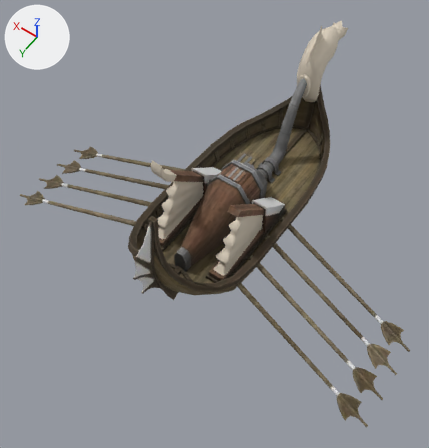
What one commit did to the glTF model public/assets/unit-models/251-fireship.glb.
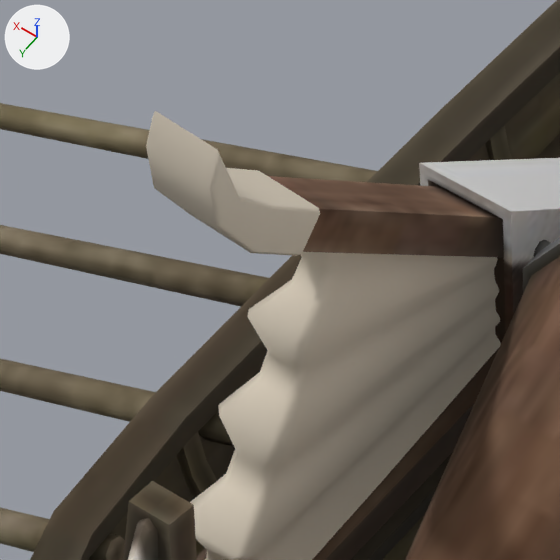
There are two pictures of each version: one whole from a 50 mm lens placed at (-3.82, 6.41, 8.87), pointed at (-0.02, 1.09, 0.52), one close up on the part from 30% to 50% of the width and 32% to 51% of the height. The lights are fixed; the arrows at upper left show +X, +Y and +Z. The last two pictures show the newer version.

The scene before the commit, as lines of its bpy script (objects in view):
```python
mat_material_2 = principled_material('Material_2')
mat_material_2.base_color = (0.72, 0.64, 0.52)  # pale yellow #ddd1bf
mat_material_2.metallic = 0.05
mat_material_2.roughness = 0.9
me_mesh_0 = bpy.data.meshes.new('Mesh_0')
me_mesh_0.from_pydata(...)  # 3087 vertices, 5854 faces; spans x -3.88..3.92, y -3.1..3.15, z -0.32..2.75
# faces by material slot: [4706, 272, 60, 816]
me_mesh_0.materials.append(mat_material_0)  # picture img_image_0
me_mesh_0.materials.append(mat_material_1)  # pale yellow #ddd1bf
me_mesh_0.materials.append(mat_material_2)  # pale yellow #ddd1bf
me_mesh_0.materials.append(mat_material_3)  # pale yellow #ddd1bf
ob_mesh_0 = bpy.data.objects.new('Mesh_0', me_mesh_0)
ob_mesh_0.location = (0.0, 0.0, 0.0)
```
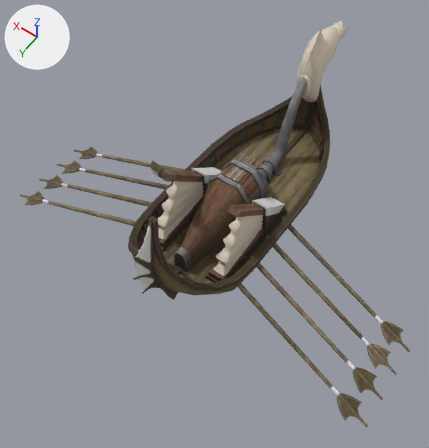
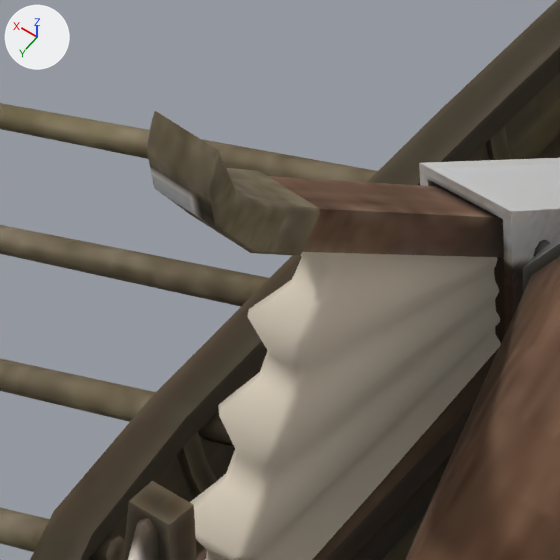
Boxes [x1, y1, x2, y2] around the edits, measured in the close-ups (560 x 560 px):
'Mesh_0', surface changed (grey to brown)
    both: [143, 111, 323, 259]

The edits, one by one:
Picture 'Image_1' (img_image_1) is new.
In material 'Material_2' (mat_material_2), base_color is no longer (0.72, 0.64, 0.52), pale yellow #ddd1bf.
In material 'Material_2' (mat_material_2), texture is now set to img_image_1.
In material 'Material_2' (mat_material_2), roughness goes from 0.9 to 0.85.
